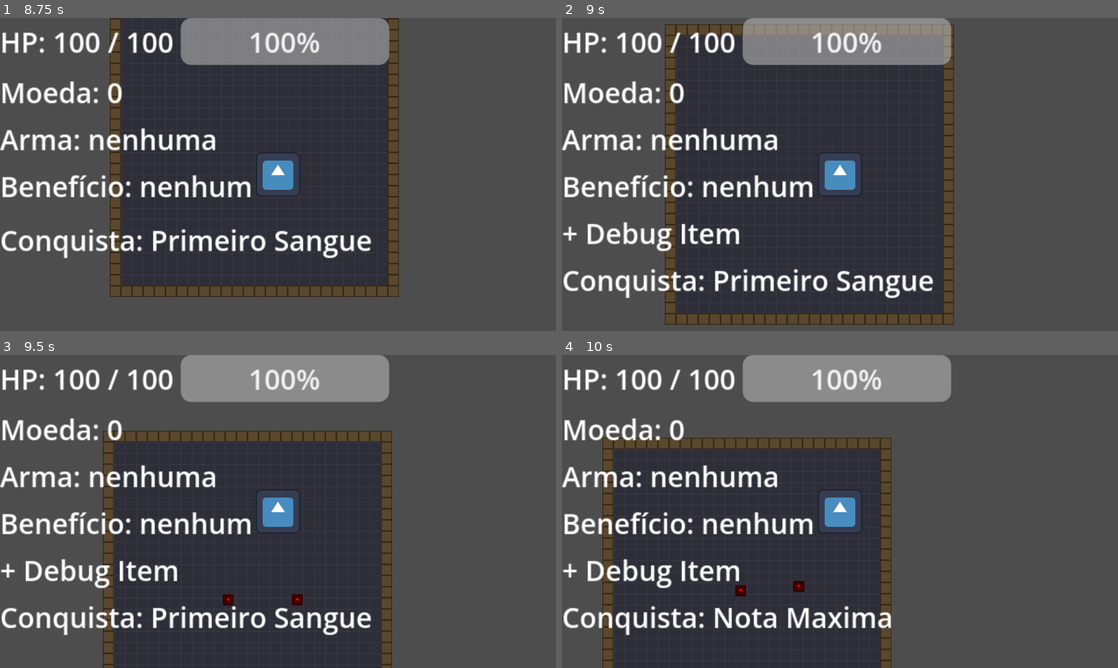
Above: before the commit, frames 1-4 (two rows, left to right).
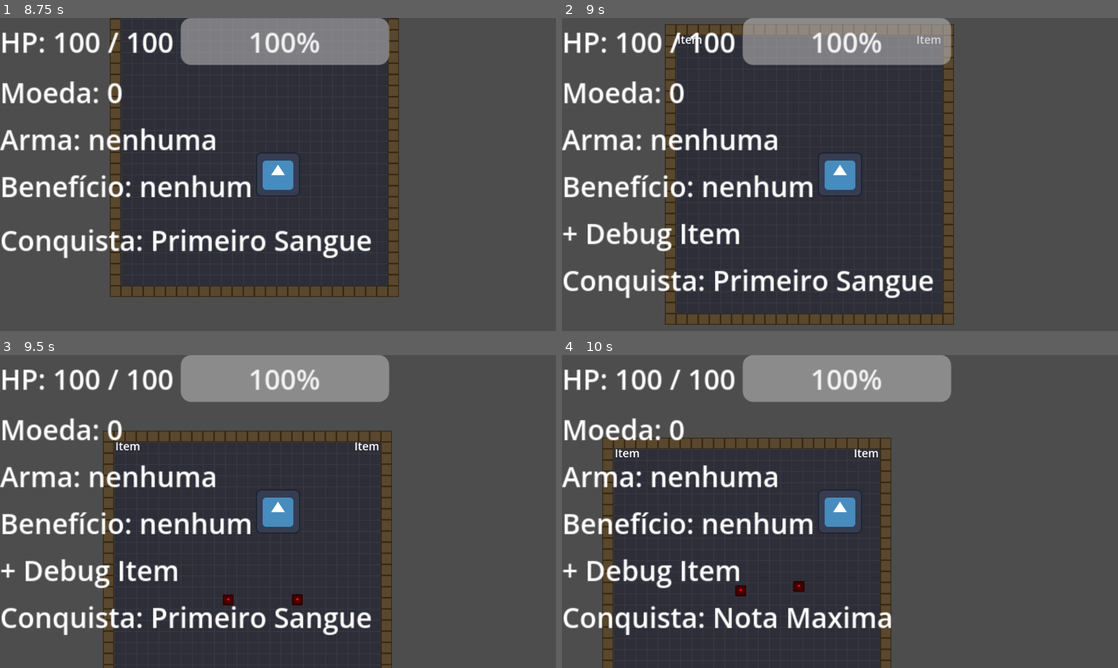
Above: after the commit, the same moments.

Repository: UnBArqDsw2026-1-Turma02/2026.1-T02_G1_MadDev_Entrega_04
Game: Godot game, scene res://scenes/ui/main_menu.tscn
The game is run twice, just before and just after one commit, with the same random seed, the same clock (stepped at 60 frames per second) and the same inputs. The engine's default icon, where the game draws it, is replaced by a stand-in: a white triangle on a blue panel in a dark square.
Inputs (mouse positions are in pixels of both pictures, inside the frame that each line leads up to):
- Up to frame 1 (8.75 s): click "Iniciar" at 0.5 s; click "Veterano HP ×1.2 Dano ×1.2" at 1.25 s; click "Confirmar" at 2 s; tap Enter (ui_accept) at 2.75, 3.02, 3.5, 3.77, 5, 5.27, 6.02, 6.77, 8.27 s; move the mouse to (400, 158) at 2.77 s; hold D (move_right) 2.78-3.53 s; tap Space (dash) at 2.85 s; move the mouse to (166, 190) at 3.52 s; hold S (move_down) 3.53-4.28 s; click (166, 190) at 3.6 s; move the mouse to (333, 105) at 4.27 s; hold D (move_right) 4.28-5.03 s; tap 1 at 4.35 s; move the mouse to (250, 237) at 5.02 s; hold W (move_up) 5.03-5.78 s; tap 2 at 5.1 s; move the mouse to (444, 221) at 5.77 s; hold A (move_left) 5.78-7.28 s; tap 3 at 5.85 s; move the mouse to (111, 127) at 6.52 s; tap 4 at 6.6 s; move the mouse to (305, 174) at 7.27 s; hold S (move_down) 7.28-8.03 s; tap R at 7.35 s; move the mouse to (194, 96) at 8.02 s; hold D (move_right) from 8.03 s (still down); tap K at 8.1 s
- Up to frame 2 (9 s): move the mouse to (962, 158) at 8.77 s; release D (move_right) at 8.78 s; hold W (move_up) from 8.78 s (still down); tap I at 8.85 s
- Up to frame 3 (9.5 s): keep holding W (move_up); tap Enter (ui_accept) at 9.02 s
- Up to frame 4 (10 s): move the mouse to (728, 527) at 9.52 s; release W (move_up) at 9.53 s; hold D (move_right) from 9.53 s (still down); tap P at 9.6 s; tap Enter (ui_accept) at 9.77 s

Frame 1 is identical in both runs. In frame 2, 0.1% of the frame differs, in the area x 20-69%, y 5-9%; in frame 3, 0.1%, in the area x 20-69%, y 27-31%; in frame 4, 0.1%.

Commit message:
[FIX] Recompensa de sala não era concedida, sem preview e diálogo da loja preso
- door.gd/door.tscn: RewardLabel exibe a descrição da recompensa
  (RoomRewardConfig.description_for); campo reward_type já existia mas
  nada o exibia (Issue 11)
- run.gd._on_room_cleared() concedia desbloqueio de porta mas nunca
  recompensa alguma; adiciona _grant_room_reward() que credita moeda
  conforme RoomRewardConfig.currency_for() ao limpar salas de combate
  (Issue 15). Salas sem inimigos não emitem room_cleared, então chest/
  shop não recebem recompensa duplicada
- shop_npc.gd: o diálogo de compra pausava a árvore antes de ser
  adicionado, mas não tinha process_mode = ALWAYS, então os botões
  "Comprar"/"Fechar" nunca recebiam input — diálogo ficava preso na tela

Diff:
--- a/jogo/scenes/world/door.tscn
+++ b/jogo/scenes/world/door.tscn
@@ -15,6 +15,14 @@
 
 [node name="Sprite2D" type="Sprite2D" parent="."]
 
+[node name="RewardLabel" type="Label" parent="."]
+offset_left = -20.0
+offset_top = -28.0
+offset_right = 20.0
+offset_bottom = -12.0
+horizontal_alignment = 1
+text = ""
+
 [node name="CollisionShape2D" type="CollisionShape2D" parent="."]
 shape = SubResource("Shape_door")
 
--- a/jogo/scripts/resources/room_reward_config.gd
+++ b/jogo/scripts/resources/room_reward_config.gd
@@ -19,6 +19,31 @@
 	return REWARDS.get(room_type, &"none")
 
 
+## Descrição curta exibida na porta como preview da recompensa (Issue 11).
+const DESCRIPTIONS: Dictionary = {
+	&"item":    "Item",
+	&"health":  "Cura",
+	&"weapon":  "Arma",
+	&"shop":    "Loja",
+	&"victory": "Chefão",
+	&"none":    "",
+}
+
+static func description_for(reward: StringName) -> String:
+	return DESCRIPTIONS.get(reward, "")
+
+
+## Valor de moeda concedido ao limpar uma sala com esta recompensa (Issue 15).
+const CURRENCY_REWARD: Dictionary = {
+	&"item":    15,
+	&"weapon":  25,
+	&"victory": 100,
+}
+
+static func currency_for(reward: StringName) -> int:
+	return CURRENCY_REWARD.get(reward, 0)
+
+
 ## Loot alternativo ao explodir um baú (moeda, bomba extra ou chave).
 const CHEST_BOMB_LOOT: Array[StringName] = [&"currency", &"bomb", &"key"]
 
--- a/jogo/scripts/world/door.gd
+++ b/jogo/scripts/world/door.gd
@@ -14,10 +14,13 @@
 
 @onready var collision: CollisionShape2D = $CollisionShape2D
 @onready var sprite: Sprite2D = $Sprite2D
+@onready var _reward_label: Label = $RewardLabel
 
 
 func _ready() -> void:
 	add_to_group("doors")
+	_reward_label.text = RoomRewardConfig.description_for(reward_type)
+	_reward_label.visible = not _reward_label.text.is_empty()
 	if starts_locked:
 		lock()
 	else:
--- a/jogo/scripts/world/run.gd
+++ b/jogo/scripts/world/run.gd
@@ -110,11 +110,24 @@
 
 
 func _on_room_cleared() -> void:
+	_grant_room_reward()
 	# Limpar a sala do chefe encerra a run em vitória.
 	if _current_index == _BOSS_INDEX and not _ended:
 		GameFacade.victory()
 
 
+## Issue 15 — concede moeda ao limpar uma sala de combate (chest/shop já
+## entregam recompensa por interação própria; rest/empty não têm reward).
+func _grant_room_reward() -> void:
+	var room_type: String = GameManager.ROOM_SEQUENCE[clampi(_current_index, 0, GameManager.ROOM_SEQUENCE.size() - 1)]
+	var reward: StringName = RoomRewardConfig.reward_for(room_type)
+	var amount: int = RoomRewardConfig.currency_for(reward)
+	if amount <= 0:
+		return
+	GameManager.add_currency(amount)
+	SignalBus.item_picked_up.emit({"name": "Recompensa (+%d moedas)" % amount})
+
+
 func _on_run_ended(_victory: bool) -> void:
 	# A tela de fim (game_over.tscn) cuida de exibir/pausar; aqui só travamos o loop.
 	_ended = true
--- a/jogo/scripts/world/shop_npc.gd
+++ b/jogo/scripts/world/shop_npc.gd
@@ -55,6 +55,8 @@
 	var root := PanelContainer.new()
 	root.name = "ShopDialog"
 	root.anchors_preset = Control.PRESET_CENTER
+	# Sem isso, os botões não recebem input com get_tree().paused = true.
+	root.process_mode = Node.PROCESS_MODE_ALWAYS
 	var vbox := VBoxContainer.new()
 	root.add_child(vbox)
 
Not shown, changed: CONTEXT.md
